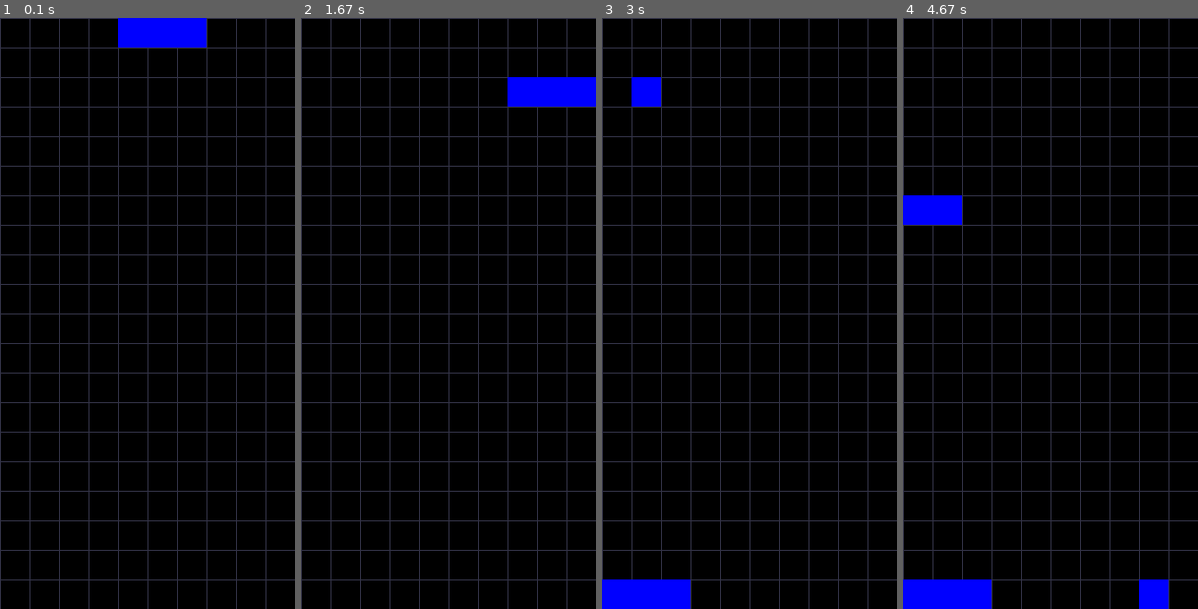
Above: before the commit, frames 1-4 (left to right).
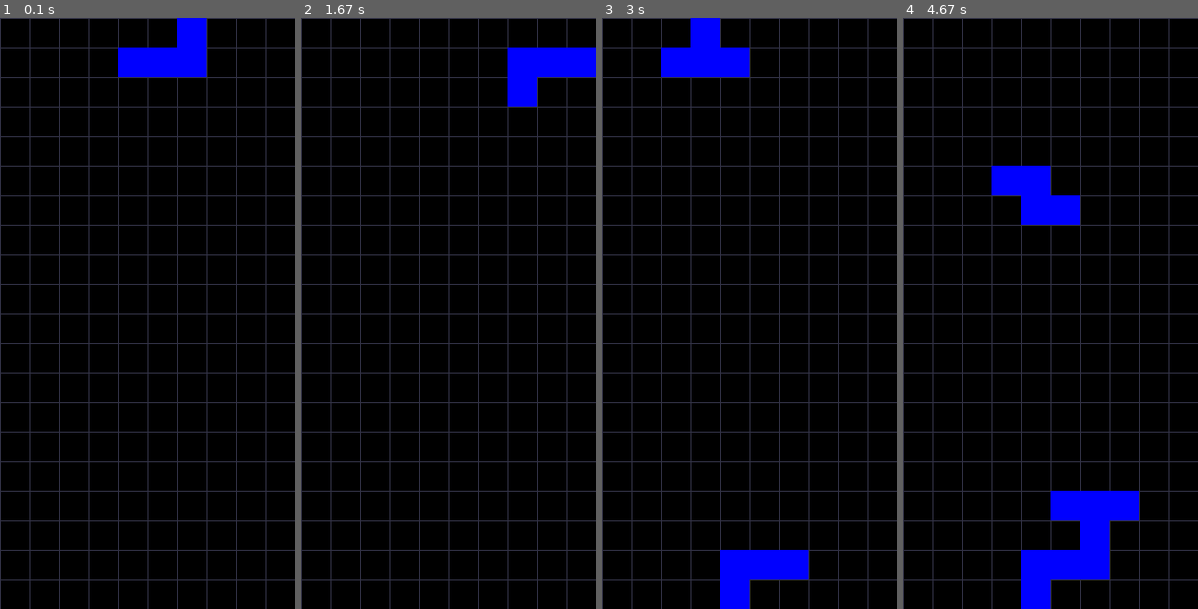
Above: after the commit, the same moments.

Repository: Cesar2403/proyecto_tetris_pygame
Game: pygame game, started from src/codigo_fuente_tetris.py
Same seed, same stepped clock (60 frames per second), same inputs: the game is played once before the commit and once after it.
Inputs:
- Up to frame 1 (0.1 s): no input
- Up to frame 2 (1.67 s): hold Right 0.33-0.8 s; hold Up 0.83-1.13 s; hold Right 1.17-1.63 s
- Up to frame 3 (3 s): hold Left 1.67-2.2 s; hold Down 2.23-2.53 s; hold Left 2.57-2.97 s
- Up to frame 4 (4.67 s): hold Up 3-3.37 s; hold Right 3.4-4.03 s; hold Down 4.07-4.43 s; hold Left from 4.47 s (still down)

The runs differ from the first frame. In frame 1, 2.5% of the frame differs, in the area x 40-70%, y 0-10%; in frame 2, 2.5%; in frame 3, 6.0%; in frame 4, 9.0%, in the area x 0-90%, y 25-100%.

Commit message:
iteracion 5

Diff:
--- a/src/codigo_fuente_tetris.py
+++ b/src/codigo_fuente_tetris.py
@@ -3,12 +3,12 @@
 
 FORMAS = [
     [[1,1,1,1]],   #linea
-    [[1,0,0]], [[1,1,1]],  #L invertida
-    [[0,0,1]], [[1,1,1]], #L normal
+    [[1,0,0], [1,1,1]],  #L invertida
+    [[0,0,1], [1,1,1]], #L normal
     [[1,1], [1,1]],  #bloque
-    [[0, 1, 1]], [[1, 1, 0]],  #forma de s normal
-    [[0, 1, 0]], [[1, 1, 1]], #letra T corta
-    [[1, 1, 0]], [[0, 1, 1]], #forma de s invertida
+    [[0,1,1], [1,1,0]],  #forma de s normal
+    [[0,1,0], [1,1,1]], #letra T corta
+    [[1,1,0], [0,1,1]]  #forma de s invertida
 ]
 
 ANCHO_PANTALLA = 300
@@ -20,7 +20,6 @@
 pygame.init()
 pantalla = pygame.display.set_mode((ANCHO_PANTALLA, ALTO_PANTALLA))
 clock = pygame.time.Clock()
-framePerSec = clock.tick(60)
 pygame.display.set_caption("Pygame Tetris")
 
 tablero = [[0 for _ in range(COLUMNAS)] for _ in range(FILAS)]
@@ -29,8 +28,10 @@
 y_pieza = 0
 color_pieza = ("blue")
 velocidad_caida = 1.5
-velocidad_movimiento = 0.5
 tiempo_anterior = pygame.time.get_ticks()
+intervalo_movimiento = 200
+tiempo_ultima_rotacion = 0
+delay_rotacion = 200
 
 def crear_pieza():
     for i, fila in enumerate(forma_pieza):
@@ -41,28 +42,33 @@
                                   (y_pieza + i) * TAMANO_BLOQUE,
                                   TAMANO_BLOQUE, TAMANO_BLOQUE))
 
+
 def crear_recuadro():
     for x in range(0, ANCHO_PANTALLA, TAMANO_BLOQUE):
         pygame.draw.line(pantalla, (50, 50, 70), (x, 0), (x, ALTO_PANTALLA))
     for y in range(0, ALTO_PANTALLA, TAMANO_BLOQUE):
         pygame.draw.line(pantalla, (50, 50, 70), (0, y), (ANCHO_PANTALLA, y))
 
+
 def colision():
     for i, fila in enumerate(forma_pieza):
         for j, celda in enumerate(fila):
-            if  celda:
+            if celda:
                 if (y_pieza + i >= FILAS or
-                    x_pieza + j < 0 or
-                    x_pieza + j >= COLUMNAS or
-                    tablero[y_pieza + i][x_pieza + j]):
+                        x_pieza + j < 0 or
+                        x_pieza + j >= COLUMNAS or
+                        tablero[y_pieza + i][x_pieza + j]):
                     return True
     return False
+
 
 def colocar_pieza():
     for i, fila in enumerate(forma_pieza):
         for j, celda in enumerate(fila):
             if celda and y_pieza + i >= 0:
                 tablero[y_pieza + i][x_pieza + j] = color_pieza
+    return eliminar_filas_completas()
+
 
 def nueva_pieza():
     global forma_pieza, x_pieza, y_pieza
@@ -73,6 +79,35 @@
         return False
     return True
 
+def rotar_pieza():
+    global forma_pieza, tiempo_ultima_rotacion
+    momento_actual = pygame.time.get_ticks()
+    if momento_actual - tiempo_ultima_rotacion < delay_rotacion:
+        return
+    filas = len(forma_pieza)
+    columnas = len(forma_pieza[0])
+    rotada = [[forma_pieza[filas-1-i][j] for i in range(filas)] for j in range(columnas)]
+    forma_vieja = forma_pieza
+    forma_pieza = rotada
+    if not colision():
+        tiempo_ultima_rotacion = momento_actual
+    else:
+        forma_pieza = forma_vieja
+#dsdssjfkdjfs
+def eliminar_filas_completas():
+    eliminadas = 0
+    for y in range(FILAS-1, -1, -1):
+        linea_completa = True
+        for x in range(COLUMNAS):
+            if not tablero[y][x]:
+                linea_completa = False
+                break
+        if linea_completa:
+            eliminadas += 1
+            for y2 in range(y, 0, -1):
+                tablero[y2] = tablero[y2-1].copy()
+            tablero[0] = [0]*COLUMNAS
+    return eliminadas
 
 def main():
     global x_pieza, y_pieza, tiempo_anterior
@@ -83,12 +118,13 @@
         crear_recuadro()
 
         tiempo_actual = pygame.time.get_ticks()
+
         if tiempo_actual - tiempo_anterior > 1000 / velocidad_caida:
             y_pieza += 1
             tiempo_anterior = tiempo_actual
             if colision():
                 y_pieza -= 1
-                colocar_pieza()
+                filas_eliminadas = colocar_pieza()
                 if not nueva_pieza():
                     running = False
 
@@ -97,19 +133,29 @@
                 running = False
 
         keys = pygame.key.get_pressed()
-        if keys[pygame.K_LEFT] and x_pieza > 0:
-            x_pieza -= 1
-            if colision(): x_pieza += 1
-        if keys[pygame.K_RIGHT] and x_pieza < COLUMNAS - len(forma_pieza[0]):
-            x_pieza += 1
-            if colision(): x_pieza -= 1
+        if tiempo_actual - tiempo_anterior > intervalo_movimiento:
+            if keys[pygame.K_LEFT] and x_pieza > 0:
+                x_pieza -= 1
+                tiempo_anterior = tiempo_actual
+                if colision():
+                    x_pieza += 1
+
+            if keys[pygame.K_RIGHT] and x_pieza < COLUMNAS - len(forma_pieza[0]):
+                x_pieza += 1
+                tiempo_anterior = tiempo_actual
+                if colision():
+                    x_pieza -= 1
+
         if keys[pygame.K_DOWN]:
             y_pieza += 1
             if colision():
                 y_pieza -= 1
-                colocar_pieza()
+                filas_eliminadas = colocar_pieza()
                 if not nueva_pieza():
                     running = False
+
+        if keys[pygame.K_UP]:
+            rotar_pieza()
 
         for y in range(FILAS):
             for x in range(COLUMNAS):
Renamed: docs/diagramas_flujo/colisionPiezas.jpg -> assets/docs/diagramas_flujo/colisionPiezas.jpg
Renamed: docs/diagramas_flujo/eliminarFila.jpg -> assets/docs/diagramas_flujo/eliminarFila.jpg
Renamed: docs/diagramas_flujo/movimientoPiezas.jpg -> assets/docs/diagramas_flujo/movimientoPiezas.jpg
Renamed: docs/diagramas_flujo/movimientoPiezas2.jpg -> assets/docs/diagramas_flujo/movimientoPiezas2.jpg
Renamed: docs/diagramas_flujo/rotacionPiezas.jpg -> assets/docs/diagramas_flujo/rotacionPiezas.jpg
Renamed: images/Cubo.jpeg -> assets/images/Cubo.jpeg
Renamed: images/Letra I.jpeg -> assets/images/Letra I.jpeg
Renamed: images/Letra L invertida.jpeg -> assets/images/Letra L invertida.jpeg
Renamed: images/Letra L.jpeg -> assets/images/Letra L.jpeg
Renamed: images/Letra S invertida.jpeg -> assets/images/Letra S invertida.jpeg
Renamed: images/Letra S.jpeg -> assets/images/Letra S.jpeg
Renamed: images/Letra T.jpeg -> assets/images/Letra T.jpeg
(and 3 more such lines)
